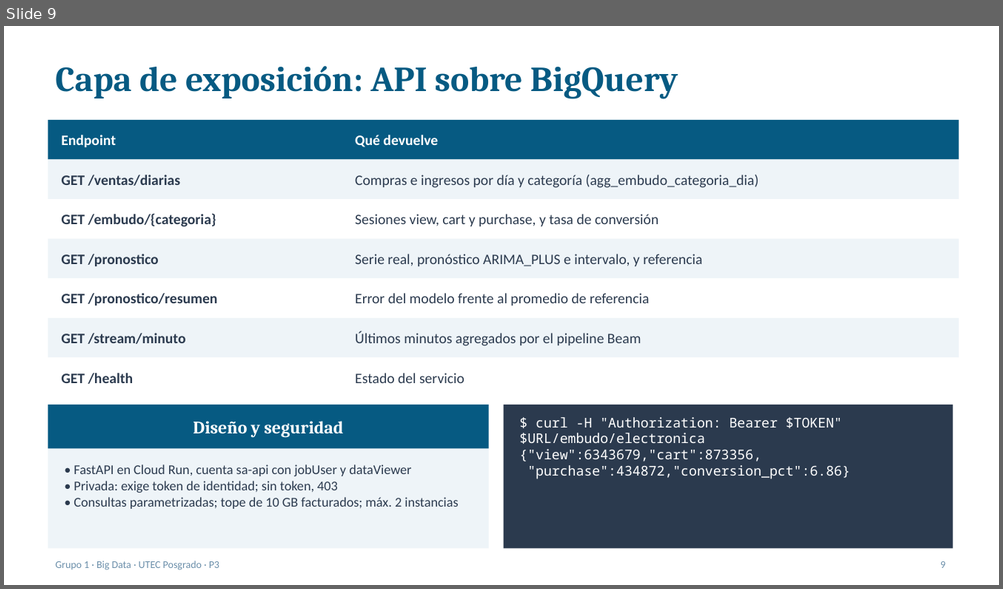
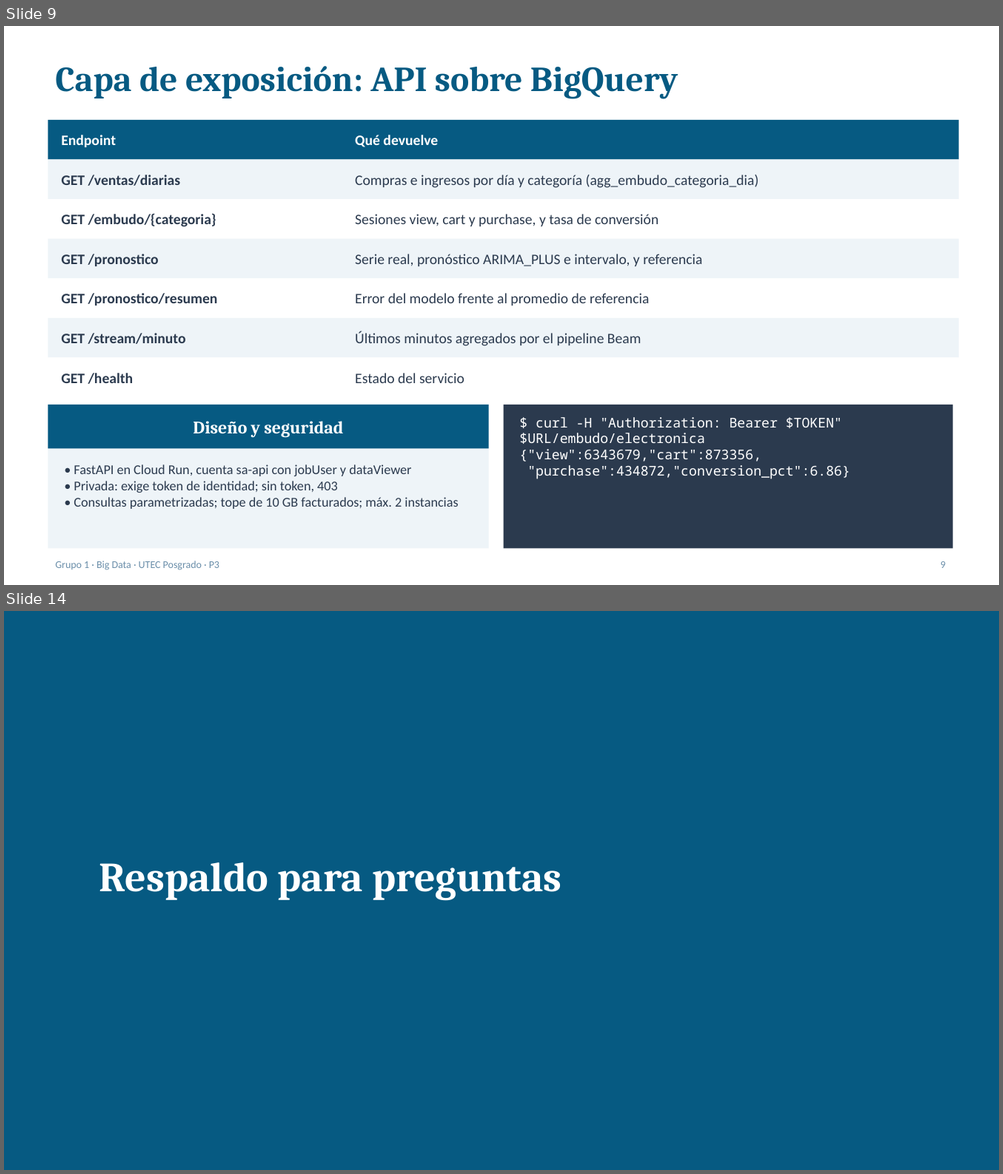
Before and after one commit to RVargasC22/bigdata-g1-ecommerce-gcp, a slide deck: docs/p3/Sustentacion_P3.pptx. Shown one above the other, each under a label of ours: slide 9 before the commit, slides 9 and 14 after it; the slides between them are not shown. The pictures are 1003x589 and 1003x1174 pixels, drawn with LibreOffice and Linux fonts; fonts in the diff are those of the drawing. Boxes give left, top, right and bottom in pixels: in the first picture for what was removed or moved away, otherwise in the second. Text is boxed around its words. In the diff, an @@ line names an element or a change of style, - is before the commit and + after.

```diff
--- a/docs/p3/Sustentacion_P3.pptx
+++ b/docs/p3/Sustentacion_P3.pptx
@@ slide 14 added at <box>4,611,999,1170</box>, background #065A82 @@
@@ text added at <box>99,863,561,901</box>, 40 pt, text #FFFFFF, bold @@
+Respaldo para preguntas
```
Also in this commit, not shown: 12 slides changed, 2 other slides added, 1 other file.
